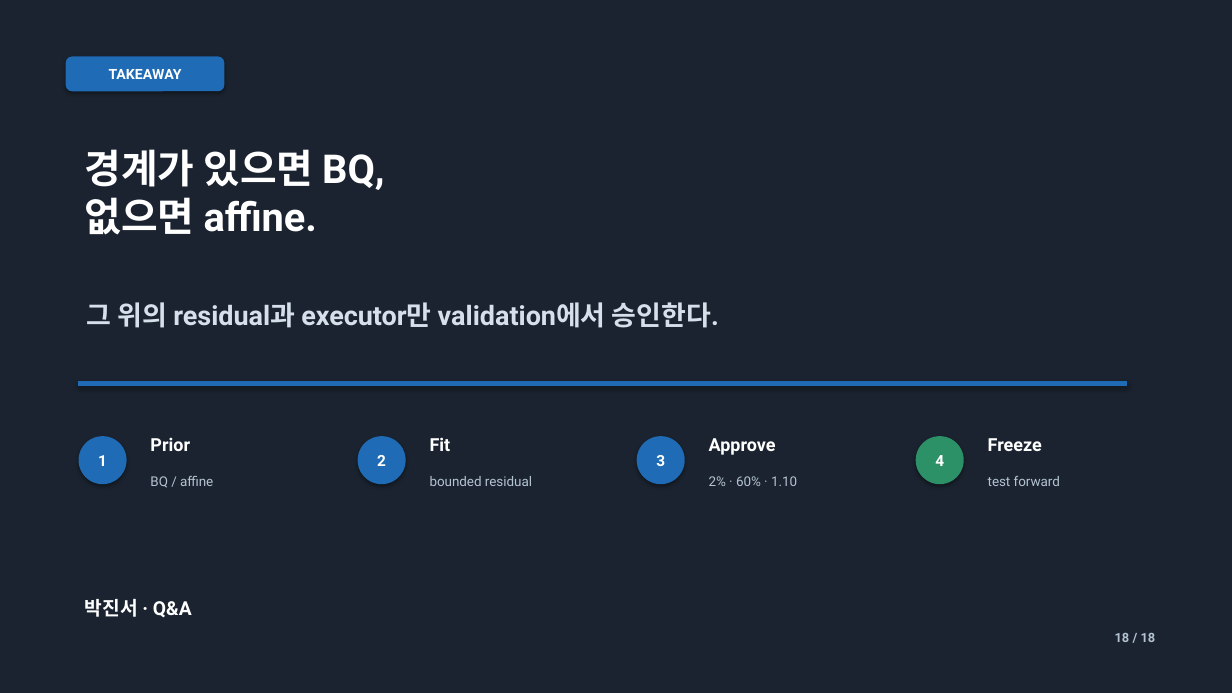
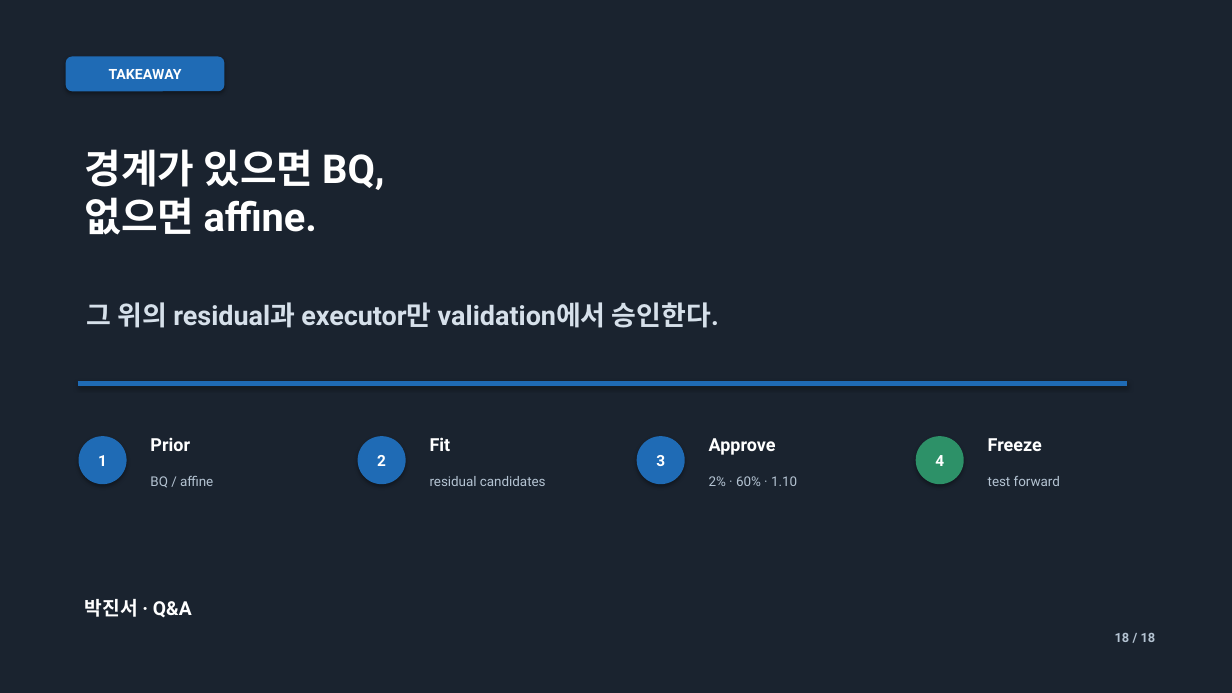
Before and after one commit to amumujs-create/pp-extrapolation, a slide deck: slide 18 of ppt/PP-X_Final_Visual_Talk_20min.pptx. Drawn at 1232x693 pixels with LibreOffice and Linux fonts; fonts in the diff are those of the drawing. Boxes give left, top, right and bottom in pixels: in the first picture for what was removed or moved away, otherwise in the second. Text is boxed around its words. In the diff, an @@ line names an element or a change of style, - is before the commit and + after.

```diff
--- a/ppt/PP-X_Final_Visual_Talk_20min.pptx
+++ b/ppt/PP-X_Final_Visual_Talk_20min.pptx
@@ text at (430, 476, 546, 486): text changed @@
-bounded residual
+residual candidates
```
Also in this commit, not shown: 1 other slide changed, 4 other files.
